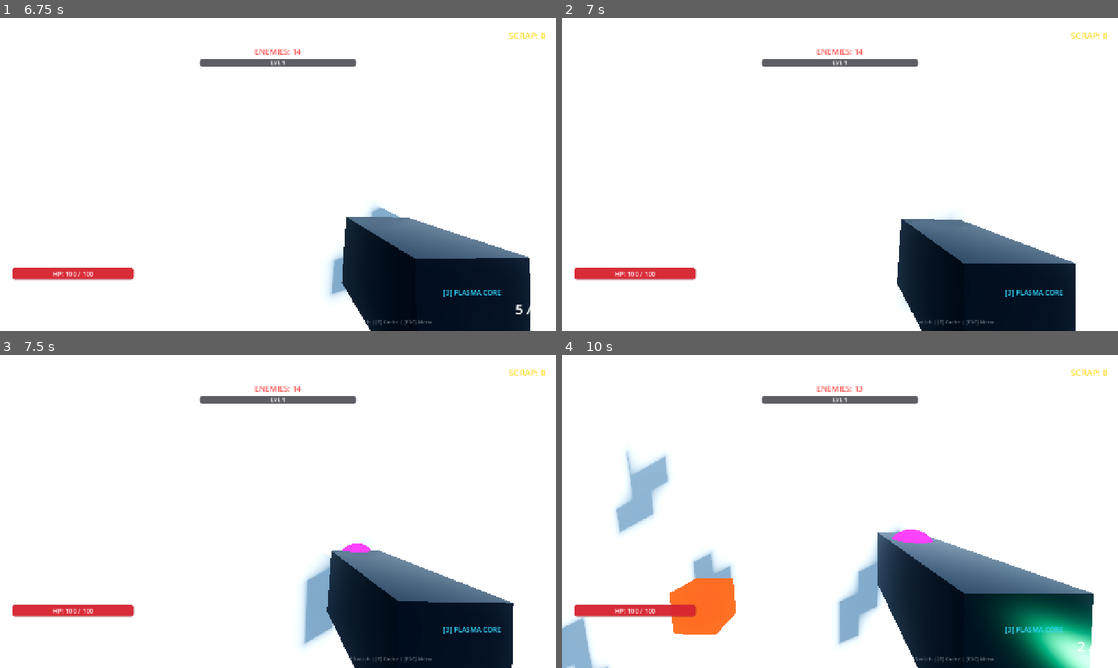
Above: before the commit, frames 1-4 (two rows, left to right).
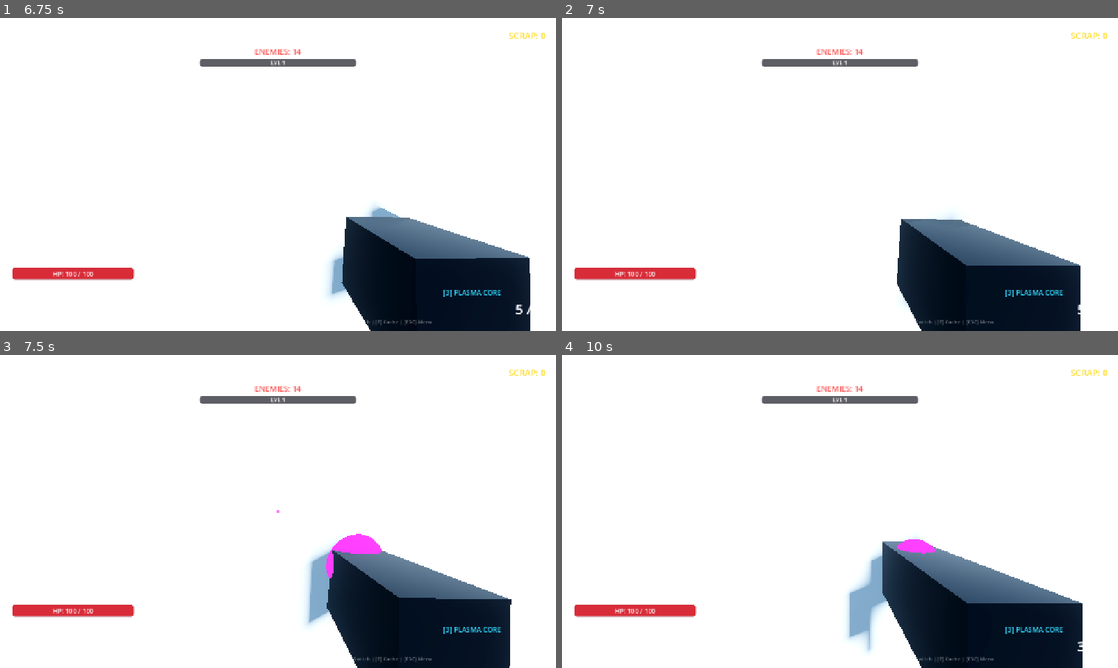
Above: after the commit, the same moments.

Repository: YuriSekaii/CyberHorde-FPS-Roguelike
Game: Godot game, scene res://scenes/main.tscn
Two runs of this game, one before a commit and one after it. Both use one fixed random seed, a clock stepped at 60 frames per second and the inputs below.
Inputs (mouse positions are in pixels of both pictures, inside the frame that each line leads up to):
- Up to frame 1 (6.75 s): click "🎮 SINGLE PLAYER (SOLO)" at 0.5 s; tap Enter at 1.25 s; move the mouse to (305, 174) at 1.27 s; press the mouse at (305, 174) at 1.28 s; hold W (move_forward) 1.28-6.53 s; tap Space (jump) at 1.52, 2.27, 3.77, 4.52, 5.27 s; move the mouse to (250, 174) at 2.02 s; release the mouse at (250, 174) at 2.03 s; right-click (250, 174) at 2.1 s; click (250, 174) at 2.3 s; move the mouse to (289, 168) at 2.77 s; hold E (interact) 2.78-3.53 s; click (289, 168) at 3.05 s; move the mouse to (272, 180) at 3.52 s; click (272, 180) at 3.6 s; move the mouse to (316, 177) at 4.27 s; hold Shift (sprint) 4.28-5.03 s; click (316, 177) at 4.55 s; tap R (reload) at 4.9 s; move the mouse to (233, 171) at 5.02 s; tap 1 (weapon_1) at 5.1 s; click (233, 171) at 5.3 s; move the mouse to (283, 174) at 5.77 s; hold 2 (weapon_2) 5.78-6.53 s; click (283, 174) at 6.05 s; move the mouse to (255, 168) at 6.52 s; hold D (move_right) from 6.53 s (still down); tap 3 (weapon_3) at 6.6 s
- Up to frame 2 (7 s): keep holding D (move_right); tap Space (jump) at 6.77 s; click (817, 168) at 6.8 s
- Up to frame 3 (7.5 s): move the mouse to (305, 511) at 7.27 s; release D (move_right) at 7.28 s; press the mouse at (305, 511) at 7.28 s; hold W (move_forward) from 7.28 s (still down); tap Enter at 7.35 s
- Up to frame 4 (10 s): tap Space (jump) at 7.52, 8.27, 9.77 s; move the mouse to (812, 511) at 8.02 s; release the mouse at (812, 511) at 8.03 s; tap F at 8.1 s; click (812, 511) at 8.3 s; move the mouse to (851, 505) at 8.77 s; press the mouse at (851, 505) at 8.78 s; tap M at 8.85 s; move the mouse to (834, 517) at 9.52 s; release W (move_forward) at 9.53 s; release the mouse at (834, 517) at 9.53 s; hold A (move_left) from 9.53 s (still down); click (834, 517) at 9.6 s

Frame 1 is identical in both runs. In frame 2, 0.4% of the frame differs, in the area x 60-94%, y 64-100%; in frame 3, 1.8%; in frame 4, 11%, in the area x 0-96%, y 10-100%.

Commit message:
Implement hold-to-charge and release-to-fire mechanic for Plasma Core (Slot 3)

Diff:
--- a/scripts/player/player.gd
+++ b/scripts/player/player.gd
@@ -4,6 +4,7 @@
 signal shield_changed(current: float, max_shield: float)
 signal ammo_changed(current: int, max_mag: int, is_reloading: bool)
 signal weapon_changed(weapon_index: int, weapon_name: String)
+signal charge_changed(ratio: float)
 signal downed_state_changed(is_downed: bool)
 
 # Multiplayer & Identity
@@ -431,35 +432,44 @@
 			ammo_changed.emit(w.current_ammo, w.max_ammo, false)
 		return
 
+	if Input.is_action_just_pressed("reload") and w.current_ammo < w.max_ammo:
+		if is_charging:
+			_cancel_charge()
+		_start_reload()
+		return
+
 	# Process active charge delay (Slot 3: Plasma Core)
+	# Requires player to hold LMB for at least the charge delay time.
+	# If held longer without release, the weapon will not shoot until released.
+	# If released before charge delay is reached, the shot is cancelled (must fully charge again).
 	if is_charging:
-		charge_timer -= delta
-		var p = clampf(1.0 - (charge_timer / maxf(0.001, charge_duration)), 0.0, 1.0)
-
-		# Charging visual feedback: core pulses and weapon vibrates
-		if plasma_core_mesh and active_weapon_idx == 2:
-			plasma_core_mesh.scale = Vector3.ONE * (1.0 + p * 0.35)
-
-		muzzle_flash_light.visible = true
-		muzzle_flash_light.light_color = Color(0.85, 0.2, 1.0)
-		muzzle_flash_light.light_energy = p * 2.2
-
-		# Slight pre-fire coil vibration and draw-back
-		weapon_kick_z = lerpf(weapon_kick_z, -0.015 * p, 18.0 * delta)
-		target_sway_pos += Vector3(randf_range(-0.002, 0.002), randf_range(-0.002, 0.002), 0.0) * p
-
-		if charge_timer <= 0.0:
-			is_charging = false
-			if plasma_core_mesh:
-				plasma_core_mesh.scale = Vector3.ONE
-			_fire_active_weapon()
-		return
-
-	if Input.is_action_just_pressed("reload") and w.current_ammo < w.max_ammo:
-		_start_reload()
-		return
-
-	var wants_fire = Input.is_action_pressed("shoot") if w.is_auto else Input.is_action_just_pressed("shoot")
+		if Input.is_action_pressed("shoot"):
+			charge_timer = maxf(-0.01, charge_timer - delta)
+			var p = clampf(1.0 - (charge_timer / maxf(0.001, charge_duration)), 0.0, 1.0)
+
+			# Charging visual feedback: core pulses and weapon vibrates
+			if plasma_core_mesh and active_weapon_idx == 2:
+				plasma_core_mesh.scale = Vector3.ONE * (1.0 + p * 0.35)
+
+			muzzle_flash_light.visible = true
+			muzzle_flash_light.light_color = Color(0.85, 0.2, 1.0)
+			muzzle_flash_light.light_energy = p * 2.2
+
+			# Slight pre-fire coil vibration and draw-back
+			weapon_kick_z = lerpf(weapon_kick_z, -0.015 * p, 18.0 * delta)
+			target_sway_pos += Vector3(randf_range(-0.002, 0.002), randf_range(-0.002, 0.002), 0.0) * p
+			charge_changed.emit(p)
+			# Do not fire while button is still held down!
+			return
+		else:
+			# Player released LMB (or stopped holding shoot action)
+			var can_fire = (charge_timer <= 0.0)
+			_cancel_charge()
+			if can_fire:
+				_fire_active_weapon()
+			return
+
+	var wants_fire = Input.is_action_pressed("shoot") if (w.is_auto or w.charge_time > 0.0) else Input.is_action_just_pressed("shoot")
 	if wants_fire:
 		if w.current_ammo > 0:
 			if fire_cooldown <= 0.0:
@@ -476,14 +486,17 @@
 	charge_duration = w.charge_time / GameManager.fire_rate_mult
 	charge_timer = charge_duration
 	SoundManager.play("plasma_charge", 0.06, 1.0)
+	charge_changed.emit(0.0)
 
 func _cancel_charge() -> void:
 	is_charging = false
 	charge_timer = 0.0
+	charge_duration = 0.0
 	if muzzle_flash_light:
 		muzzle_flash_light.visible = false
 	if plasma_core_mesh:
 		plasma_core_mesh.scale = Vector3.ONE
+	charge_changed.emit(0.0)
 
 func _fire_active_weapon() -> void:
 	var w = weapons[active_weapon_idx]
@@ -504,6 +517,10 @@
 		head.rotation.x = clampf(head.rotation.x + deg_to_rad(2.6 if not is_aiming else 1.4), -deg_to_rad(88.0), deg_to_rad(88.0))
 		# Heavy backward concussive impulse
 		velocity += camera.global_transform.basis.z * (4.2 if not is_on_floor() else 2.5)
+		if plasma_core_mesh:
+			var tw = create_tween()
+			plasma_core_mesh.scale = Vector3.ONE * 0.65
+			tw.tween_property(plasma_core_mesh, "scale", Vector3.ONE, 0.18).set_trans(Tween.TRANS_BACK).set_ease(Tween.EASE_OUT)
 	elif active_weapon_idx == 1:
 		# Slot 2 (Scatter Cannon): Punchy shotgun recoil
 		weapon_kick_z = 0.085 if not is_aiming else 0.05
@@ -568,10 +585,10 @@
 	ammo_changed.emit(w.current_ammo, w.max_ammo, true)
 
 func _switch_weapon(new_idx: int) -> void:
-	if new_idx == active_weapon_idx and not is_reloading:
-		return
 	if is_charging:
 		_cancel_charge()
+	if new_idx == active_weapon_idx and not is_reloading:
+		return
 	active_weapon_idx = new_idx
 	is_reloading = false
 	fire_cooldown = 0.1
@@ -791,6 +808,8 @@
 	SoundManager.play("jump_pad", 0.05)
 
 func die() -> void:
+	if is_charging:
+		_cancel_charge()
 	if NetworkManager.is_multiplayer:
 		# Check if any teammate is still alive
 		var any_alive = false
--- a/scripts/ui/hud.gd
+++ b/scripts/ui/hud.gd
@@ -53,6 +53,8 @@
 		player.ammo_changed.connect(_on_ammo_changed)
 	if player.has_signal("weapon_changed"):
 		player.weapon_changed.connect(_on_weapon_changed)
+	if player.has_signal("charge_changed"):
+		player.charge_changed.connect(_on_charge_changed)
 
 func connect_spawner(spawner: Node) -> void:
 	if spawner.has_signal("wave_progress"):
@@ -102,6 +104,21 @@
 
 func _on_weapon_changed(idx: int, w_name: String) -> void:
 	weapon_label.text = "[%d] %s" % [idx + 1, w_name.to_upper()]
+	_on_charge_changed(0.0)
+
+func _on_charge_changed(ratio: float) -> void:
+	if not crosshair:
+		return
+	if ratio > 0.0:
+		if ratio >= 1.0:
+			crosshair.modulate = Color(1.2, 0.35, 1.3, 1.0)
+			crosshair.scale = Vector2(0.85, 0.85)
+		else:
+			crosshair.modulate = Color(1.0, 1.0 - ratio * 0.65, 1.0, 0.9)
+			crosshair.scale = Vector2.ONE.lerp(Vector2(0.85, 0.85), ratio)
+	else:
+		crosshair.modulate = Color.WHITE
+		crosshair.scale = Vector2.ONE
 
 func _on_hitmarker(is_crit: bool) -> void:
 	hitmarker.visible = true
Not shown, changed: README.md
